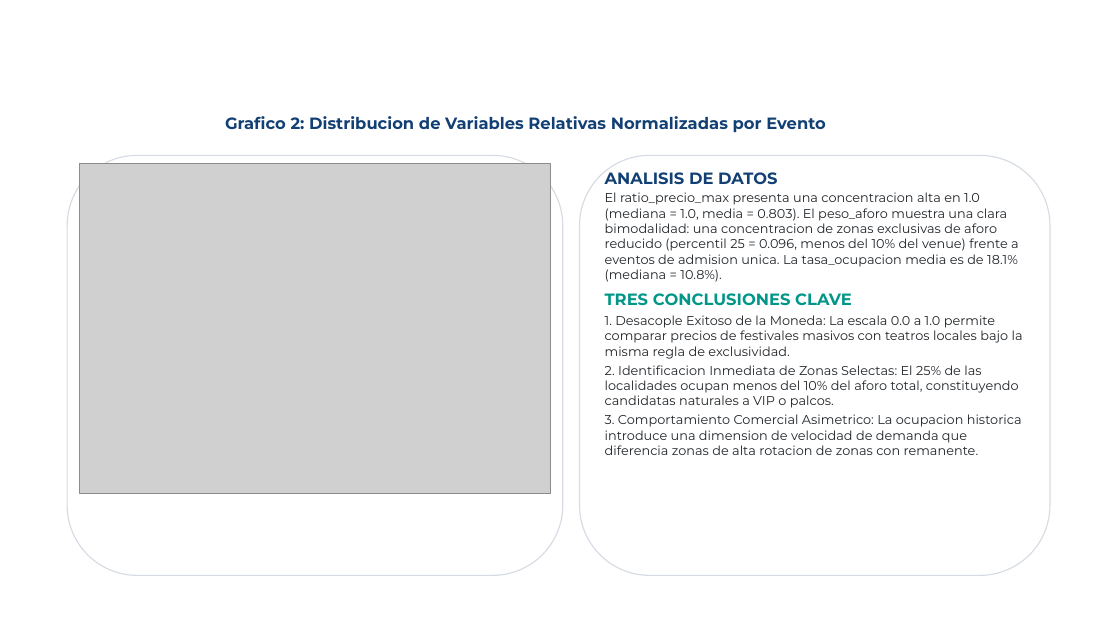
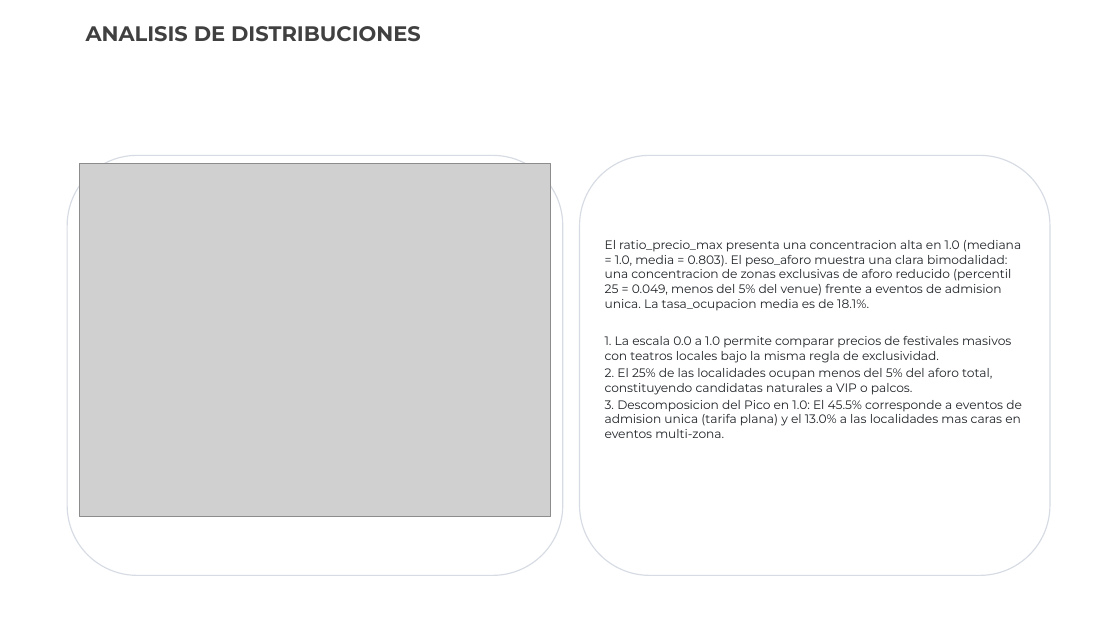
Before and after one commit to valentinatuboleta/clusterizacion-localidades, a slide deck: slide 12 of Presentacion_EDA_Clusterizacion_Localidades.pptx (slide 5 before the commit). Drawn at 1120x630 pixels with LibreOffice and Linux fonts; fonts in the diff are those of the drawing; grey boxes stand for pictures; background and template pictures are left out. Boxes give left, top, right and bottom in pixels: in the first picture for what was removed or moved away, otherwise in the second. Text is boxed around its words. In the diff, an @@ line names an element or a change of style, - is before the commit and + after.

Commit message:
feat(eda): finaliza analisis exploratorio, descomposicion de ratios, demostracion de 17 tags y actualiza presentacion ejecutiva

```diff
--- a/Presentacion_EDA_Clusterizacion_Localidades.pptx
+++ b/Presentacion_EDA_Clusterizacion_Localidades.pptx
@@ text at bbox=[86, 26, 421, 42]: text changed; text colour #FFFFFF to #404040 @@
-MODULO 2: METRICAS RELATIVAS
+ANALISIS DE DISTRIBUCIONES
@@ text removed at bbox=[225, 116, 826, 133] @@
-Grafico 2: Distribucion de Variables Relativas Normalizadas por Evento
@@ picture: place and size @@
-picture at bbox=[80, 164, 550, 493]
+picture at bbox=[80, 164, 550, 517]
@@ text at bbox=[605, 240, 1022, 438]: text changed; size 11 to 10.5 pt @@
-ANALISIS DE DATOS
-El ratio_precio_max presenta una concentracion alta en 1.0 (mediana = 1.0, media = 0.803). El peso_aforo muestra una clara bimodalidad: una concentracion de zonas exclusivas de aforo reducido (percentil 25 = 0.096, menos del 10% del venue) frente a eventos de admision unica. La tasa_ocupacion media es de 18.1% (mediana = 10.8%).
-TRES CONCLUSIONES CLAVE
-1. Desacople Exitoso de la Moneda: La escala 0.0 a 1.0 permite comparar precios de festivales masivos con teatros locales bajo la misma regla de exclusividad.
-2. Identificacion Inmediata de Zonas Selectas: El 25% de las localidades ocupan menos del 10% del aforo total, constituyendo candidatas naturales a VIP o palcos.
-3. Comportamiento Comercial Asimetrico: La ocupacion historica introduce una dimension de velocidad de demanda que diferencia zonas de alta rotacion de zonas con remanente.
+El ratio_precio_max presenta una concentracion alta en 1.0 (mediana = 1.0, media = 0.803). El peso_aforo muestra una clara bimodalidad: una concentracion de zonas exclusivas de aforo reducido (percentil 25 = 0.049, menos del 5% del venue) frente a eventos de admision unica. La tasa_ocupacion media es de 18.1%.
+1. La escala 0.0 a 1.0 permite comparar precios de festivales masivos con teatros locales bajo la misma regla de exclusividad.
+2. El 25% de las localidades ocupan menos del 5% del aforo total, constituyendo candidatas naturales a VIP o palcos.
+3. Descomposicion del Pico en 1.0: El 45.5% corresponde a eventos de admision unica (tarifa plana) y el 13.0% a las localidades mas caras en eventos multi-zona.
```
Also in this commit, not shown: 5 other slides changed, 15 slides added, 4 slides removed, 16 other files.
